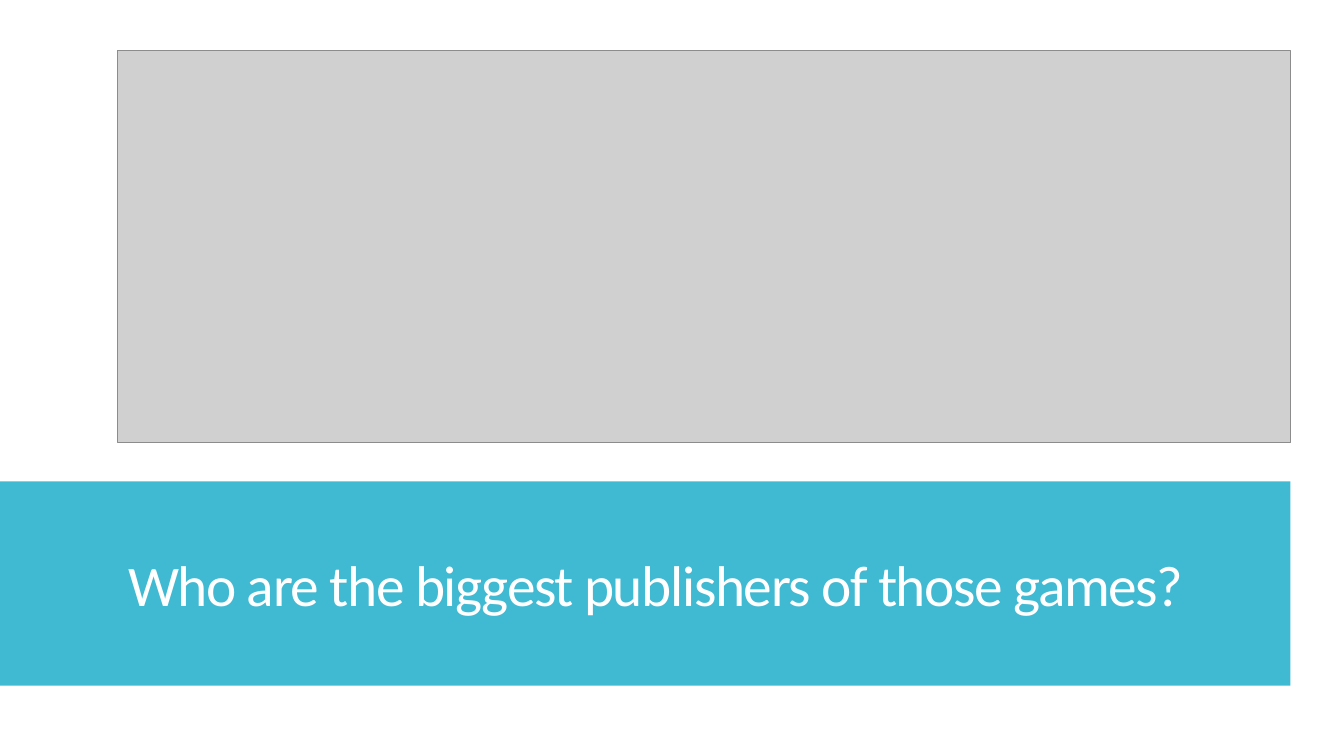
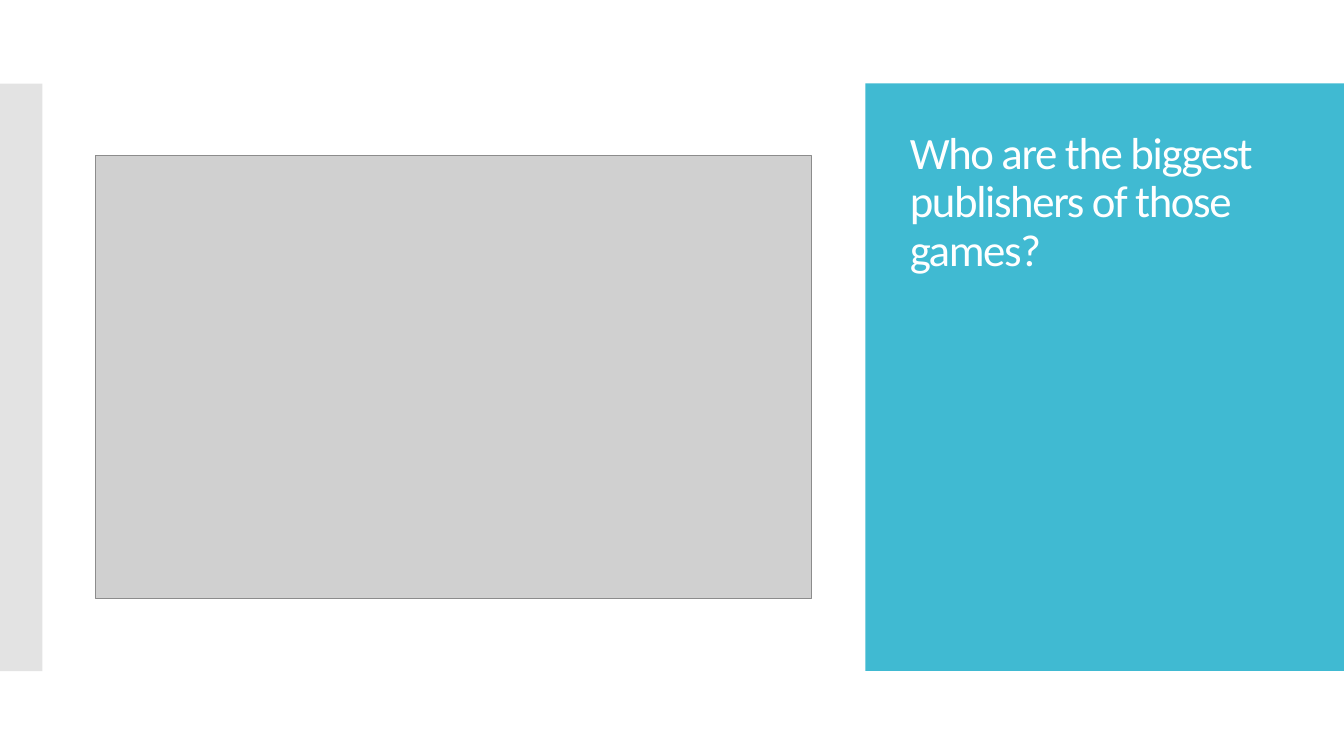
Before and after one commit to riccymiccy/games_data_sales_project, a slide deck: slide 6 of presentations/sales_data_presentation.pptx. Drawn at 1344x756 pixels with LibreOffice and Linux fonts; fonts in the diff are those of the drawing; grey boxes stand for pictures. Boxes give left, top, right and bottom in pixels: in the first picture for what was removed or moved away, otherwise in the second. Text is boxed around its words. In the diff, an @@ line names an element or a change of style, - is before the commit and + after.

```diff
--- a/presentations/sales_data_presentation.pptx
+++ b/presentations/sales_data_presentation.pptx
@@ picture removed at (x1=118, y1=51, x2=1291, y2=444) @@
@@ rectangle removed at (x1=0, y1=84, x2=1008, y2=671) @@
@@ rectangle added at (x1=0, y1=84, x2=42, y2=671), fill #C8C8C8 at 50% opacity @@
@@ rectangle resized from (x1=1022, y1=84, x2=1344, y2=671) to (x1=865, y1=84, x2=1344, y2=671) @@
@@ rectangle at (x1=865, y1=84, x2=1344, y2=671): fill #C8C8C8 at 50% opacity to #40BAD2 @@
@@ title "Who are the biggest publishers ..." moved from (x1=128, y1=566, x2=1183, y2=616) to (x1=910, y1=138, x2=1252, y2=274) @@
@@ title "Who are the biggest publishers ..." at (x1=910, y1=138, x2=1252, y2=274): size 41 to 32 pt; vertical alignment bottom to middle @@
@@ picture added at (x1=96, y1=156, x2=813, y2=599) @@
@@ rectangle removed at (x1=0, y1=482, x2=1291, y2=687) @@
```
Also in this commit, not shown: 2 other slides changed, 8 other files.
